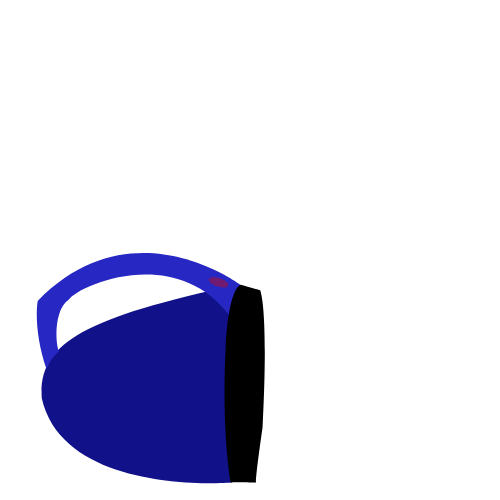
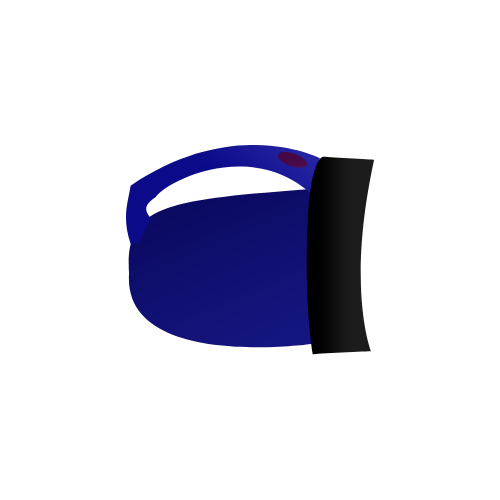
Layered file, before and after one edit (500x500). Changes by layer:
pixels changed over [36, 145, 374, 484] (layer not identified)
